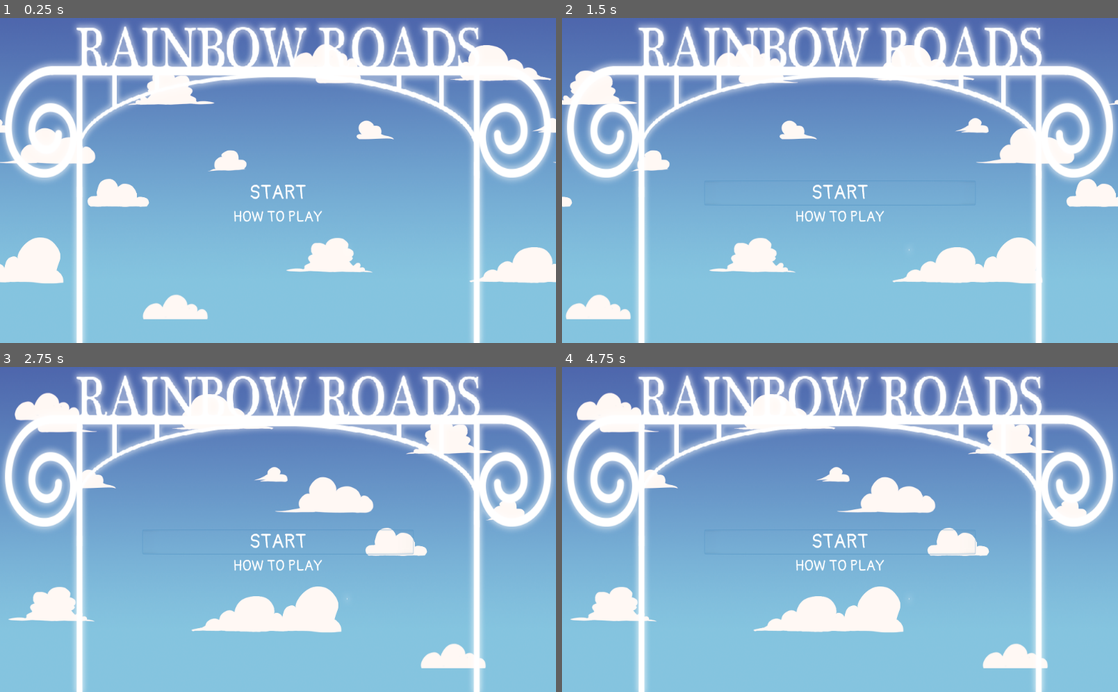
Above: before the commit, frames 1-4 (two rows, left to right).
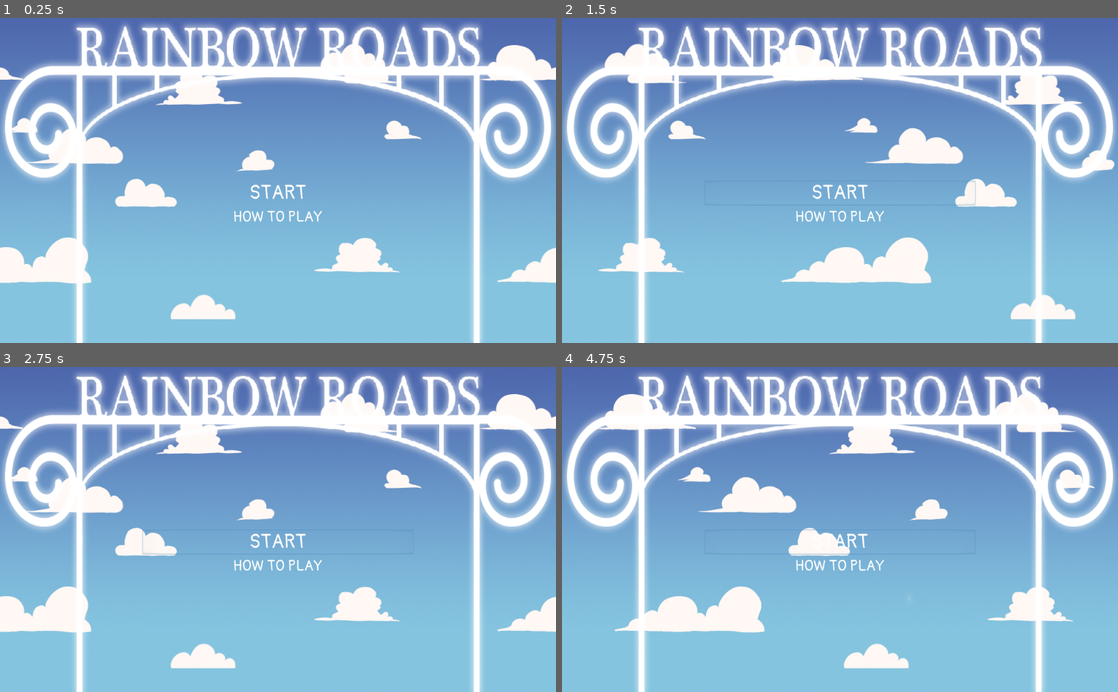
Above: after the commit, the same moments.

Repository: wenyee-ang/rainbowroads
Game: Godot game, scene res://TitleScreen.tscn
Same seed, same stepped clock (60 frames per second), same inputs: the game is played once before the commit and once after it.
Inputs:
- Up to frame 1 (0.25 s): no input
- Up to frame 2 (1.5 s): click "START" at 0.5 s; click "START" at 1.25 s
- Up to frame 3 (2.75 s): click "START" at 2 s
- Up to frame 4 (4.75 s): no input

The runs differ from the first frame. In frame 1, 8.6% of the frame differs, in the area x 0-100%, y 7-93%; in frame 2, 14%; in frame 3, 14%; in frame 4, 15%, in the area x 1-96%, y 7-93%.

Commit message:
changed scroll speed

Diff:
--- a/TitleScreen.tscn
+++ b/TitleScreen.tscn
@@ -10,7 +10,7 @@
 uniform float scroll_speed;
 void fragment() {
 	vec2 shifteduv = UV;
-	shifteduv.x += TIME + scroll_speed;
+	shifteduv.x += TIME*0.4 + scroll_speed;
 	vec4 col = texture(TEXTURE, shifteduv);
 	COLOR = col;
 }"
@@ -35,7 +35,7 @@
 "_edit_use_anchors_": false
 }
 
-[node name="TextureRect" type="TextureRect" parent="."]
+[node name="Background" type="TextureRect" parent="."]
 material = SubResource( 2 )
 anchor_right = 1.0
 anchor_bottom = 1.0
@@ -46,9 +46,9 @@
 __meta__ = {
 "_edit_use_anchors_": false
 }
-scroll_speed = 100.0
+scroll_speed = 0.1
 
-[node name="TextureRect2" type="TextureRect" parent="."]
+[node name="Arch" type="TextureRect" parent="."]
 anchor_right = 1.0
 anchor_bottom = 1.0
 texture = ExtResource( 3 )
@@ -94,8 +94,8 @@
 [node name="HowToPlay" type="Button" parent="Buttons"]
 margin_top = 50.0
 margin_right = 500.0
-margin_bottom = 70.0
-rect_min_size = Vector2( 500, 10 )
+margin_bottom = 96.0
+rect_min_size = Vector2( 500, 46 )
 flat = true
 
 [node name="Label" type="Label" parent="Buttons/HowToPlay"]
--- a/scrolling_background.gd
+++ b/scrolling_background.gd
@@ -1,6 +1,6 @@
 extends Node
 
-export(float) var scroll_speed = 0.4
+export(float) var scroll_speed = 10
 
 # Called when the node enters the scene tree for the first time.
 func _ready():
